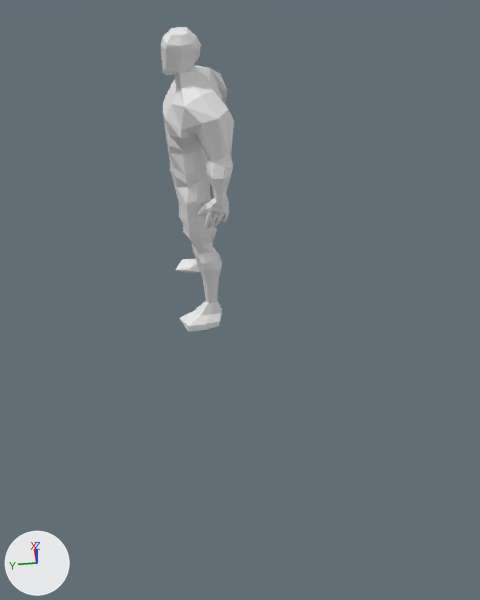
A saved change to the Blender file organization/3D Krieger Ferien/Krieger Melli.blend.
The view is the same before and after, from a 50 mm camera at (-18.97, 3.26, 11.27) aimed at (-5.83, 1.64, -2.11). The lights are fixed; the arrows at lower left show +X, +Y and +Z.

Before the edit, the objects in view are built like this:
```python
me_cube_001 = bpy.data.meshes.new('Cube.001')
me_cube_001.from_pydata(...)  # 429 vertices, 413 faces; spans x 0.0..3.0, y -1.4..2.0, z -12.3..4.0
ob_cube = bpy.data.objects.new('Cube', me_cube_001)
ob_cube.location = (-3.18, 2.31, 2.36)
ob_cube.scale = (0.55, 0.55, 0.55)
_m = ob_cube.modifiers.new('Mirror', 'MIRROR')
_m.use_clip = True
```
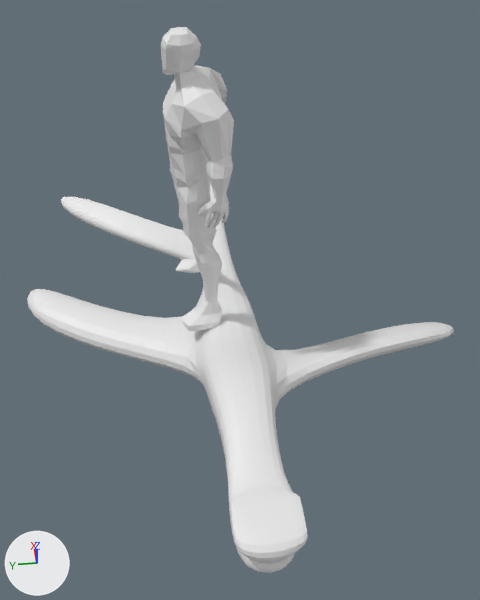
The change, as a list of edits to the scene's bpy script:
```text
Add me_cube:
    me_cube.from_pydata(...)  # 120 vertices, 116 faces; spans x -8.6..7.6, y -8.5..7.2, z -2.5..2.7
Add ob_cube_001:
    ob_cube_001 = bpy.data.objects.new('Cube.001', me_cube)
    ob_cube_001.location = (-4.35, 1.84, -5.34)
    _m = ob_cube_001.modifiers.new('Subsurf', 'SUBSURF')
    _m = ob_cube_001.modifiers.new('Mirror', 'MIRROR')
    _m.use_axis = (False, False, False)
    _m.use_clip = True
```

Pixel boxes (x1, y1, x2, y2) of what changed, in the pictures (480 x 600 px):
'Cube.001', added
    after: (27, 184, 454, 573)
